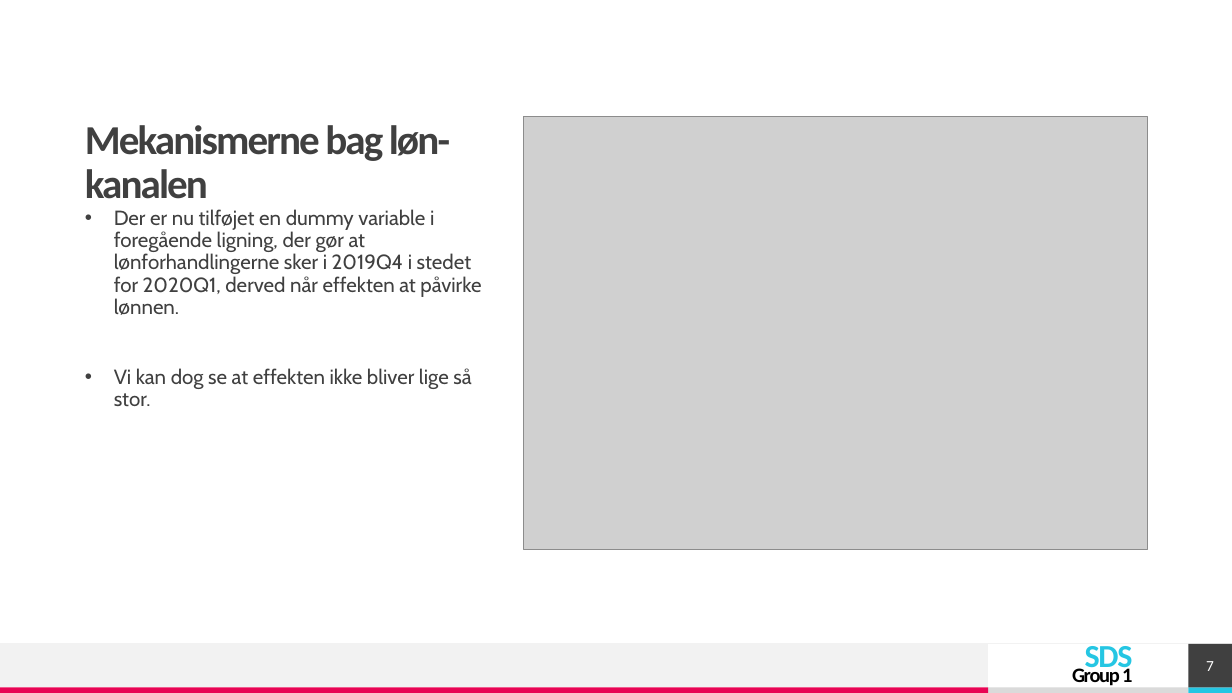
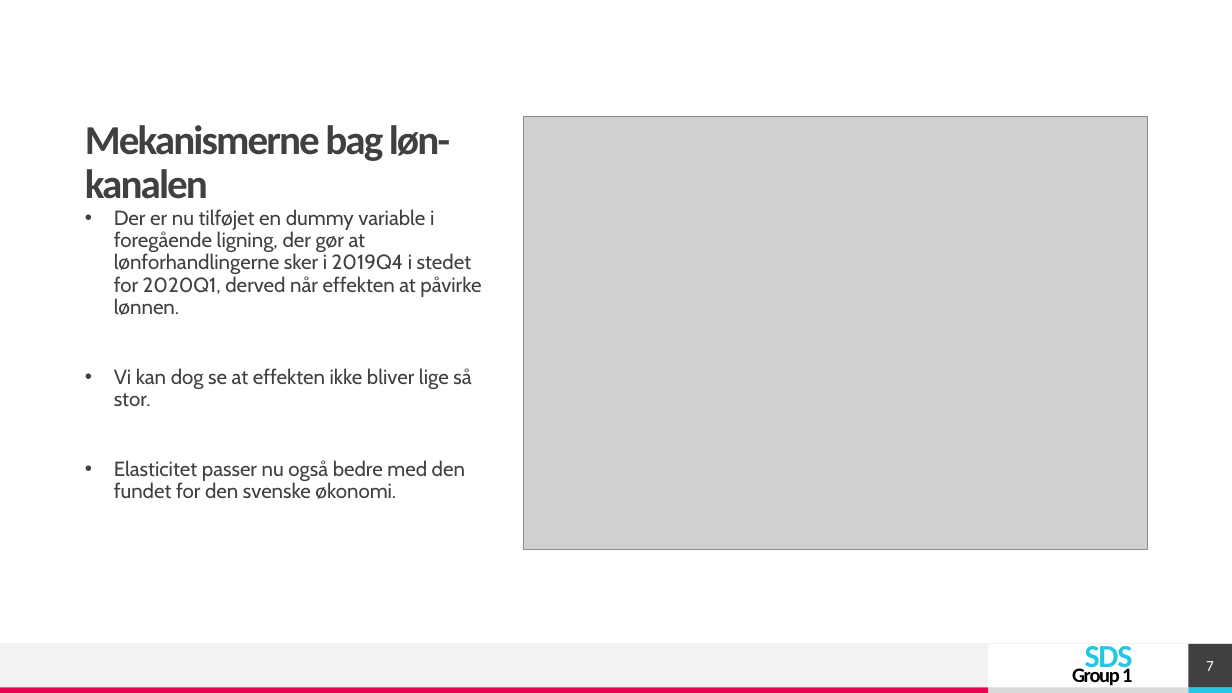
Before and after one commit to simonmig10/komp_r, a slide deck: slide 7 of PP-Eksamen.pptx. Drawn at 1232x693 pixels with LibreOffice and Linux fonts; fonts in the diff are those of the drawing; grey boxes stand for pictures. Boxes give left, top, right and bottom in pixels: in the first picture for what was removed or moved away, otherwise in the second. Text is boxed around its words. In the diff, an @@ line names an element or a change of style, - is before the commit and + after.

```diff
--- a/PP-Eksamen.pptx
+++ b/PP-Eksamen.pptx
@@ text at (x1=114, y1=460, x2=465, y2=499): paragraph added @@
+• Elasticitet passer nu også bedre med den fundet for den svenske økonomi.
```
